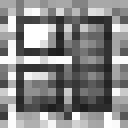
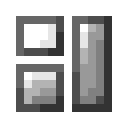
Layer changes from the first 128 × 128 image to the second:
"plate_overlay": opacity 100% → 50% over [40, 40, 48, 48]
renamed "Calque copié #1" to "wood_effect", hid it, opacity 100% → 50% over [0, 0, 128, 128]
